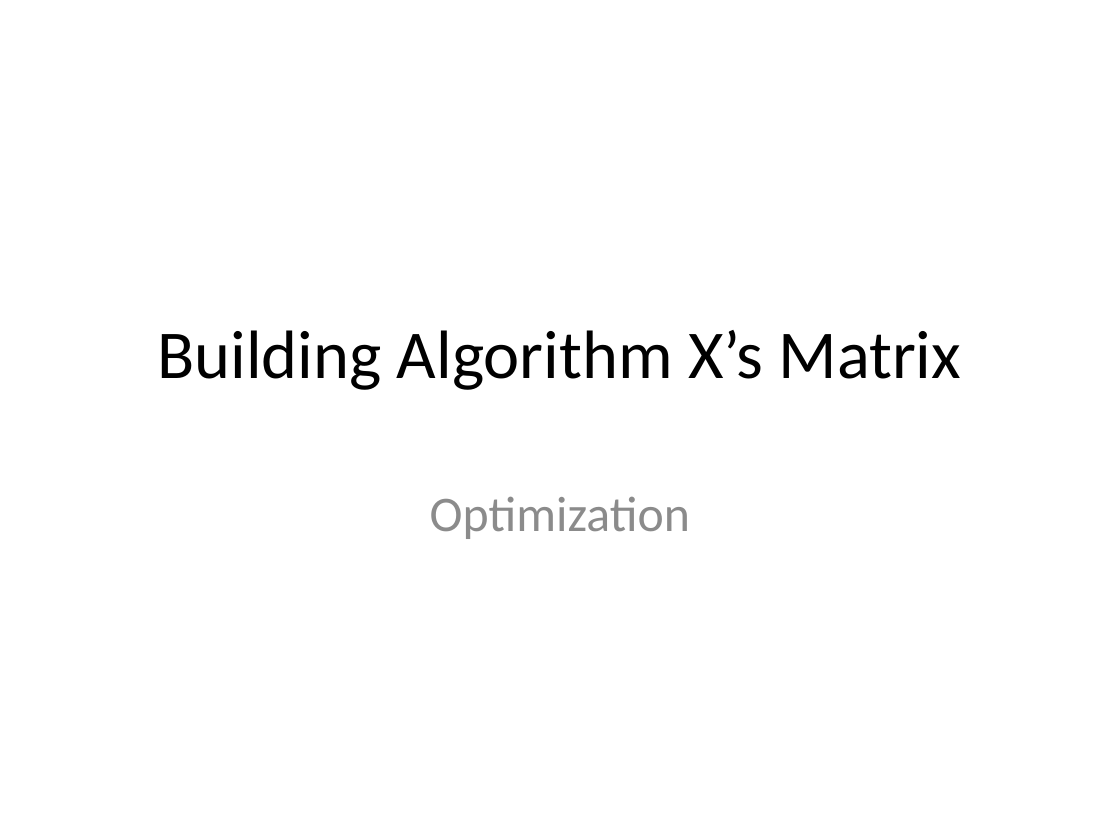
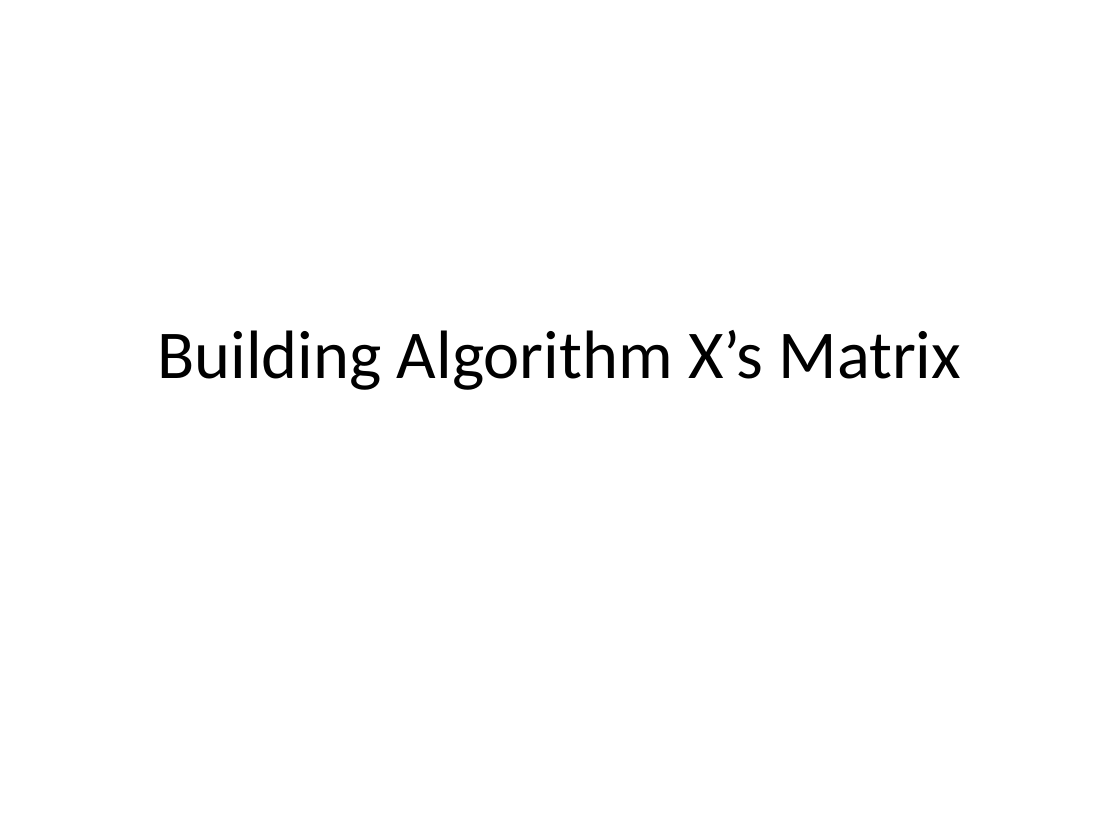
Before and after one commit to orperel/DecomposeForPacking, a slide deck: slide 21 of DecomposeForPacking/docs/Decompose for Packing - Summary and Extensions.pptx (slide 12 before the commit). Drawn at 1120x840 pixels with LibreOffice and Linux fonts; fonts in the diff are those of the drawing. Boxes give left, top, right and bottom in pixels: in the first picture for what was removed or moved away, otherwise in the second. Text is boxed around its words. In the diff, an @@ line names an element or a change of style, - is before the commit and + after.

```diff
--- a/DecomposeForPacking/docs/Decompose for Packing - Summary and Extensions.pptx
+++ b/DecomposeForPacking/docs/Decompose for Packing - Summary and Extensions.pptx
@@ subtitle removed at (430,496,690,539) @@
-Optimization
```
Also in this commit, not shown: 15 other slides changed, 13 slides added, 2 slides removed, 15 other files.
